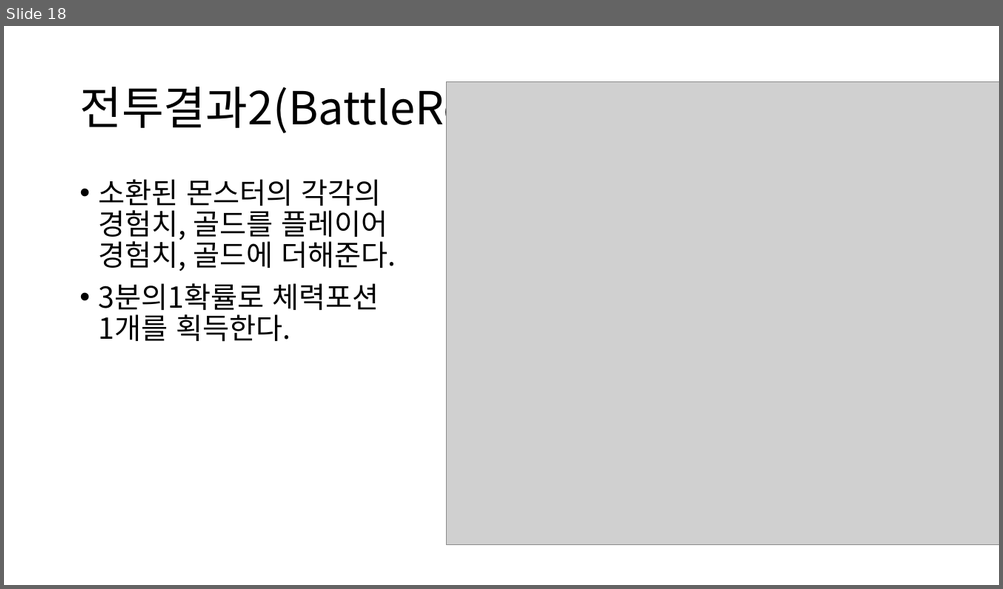
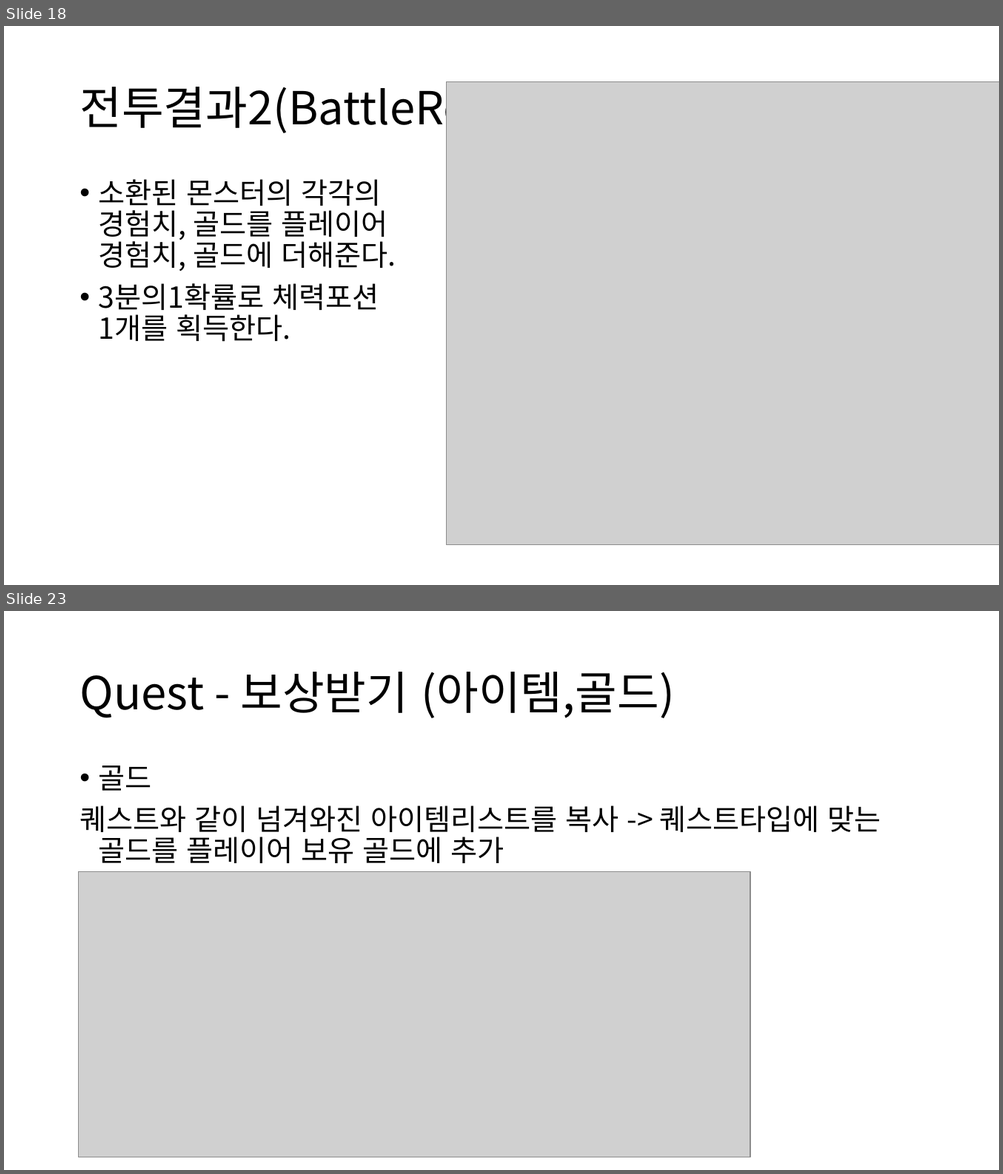
Before and after one commit to sh010207/TextRPG, a slide deck: 수조.pptx. Shown one above the other, each under a label of ours: slide 18 before the commit, slides 18 and 23 after it; the slides between them are not shown. The pictures are 1003x589 and 1003x1174 pixels, drawn with LibreOffice and Linux fonts; fonts in the diff are those of the drawing; grey boxes stand for pictures. Boxes give left, top, right and bottom in pixels: in the first picture for what was removed or moved away, otherwise in the second. Text is boxed around its words. In the diff, an @@ line names an element or a change of style, - is before the commit and + after.

```diff
--- a/수조.pptx
+++ b/수조.pptx
@@ slide 23 added at (x1=4, y1=611, x2=999, y2=1170), background #FFFFFF @@
@@ title added at (x1=79, y1=672, x2=674, y2=718), 44 pt, text #000000 @@
+Quest - 보상받기 (아이템,골드)
@@ text added at (x1=79, y1=766, x2=881, y2=863), 28 pt, text #000000 @@
+• 골드
+퀘스트와 같이 넘겨와진 아이템리스트를 복사 -> 퀘스트타입에 맞는 골드를 플레이어 보유 골드에 추가
@@ picture added at (x1=79, y1=872, x2=750, y2=1158) @@
```
Also in this commit, not shown: 2 slides changed, 4 other slides added, 2 other files.
